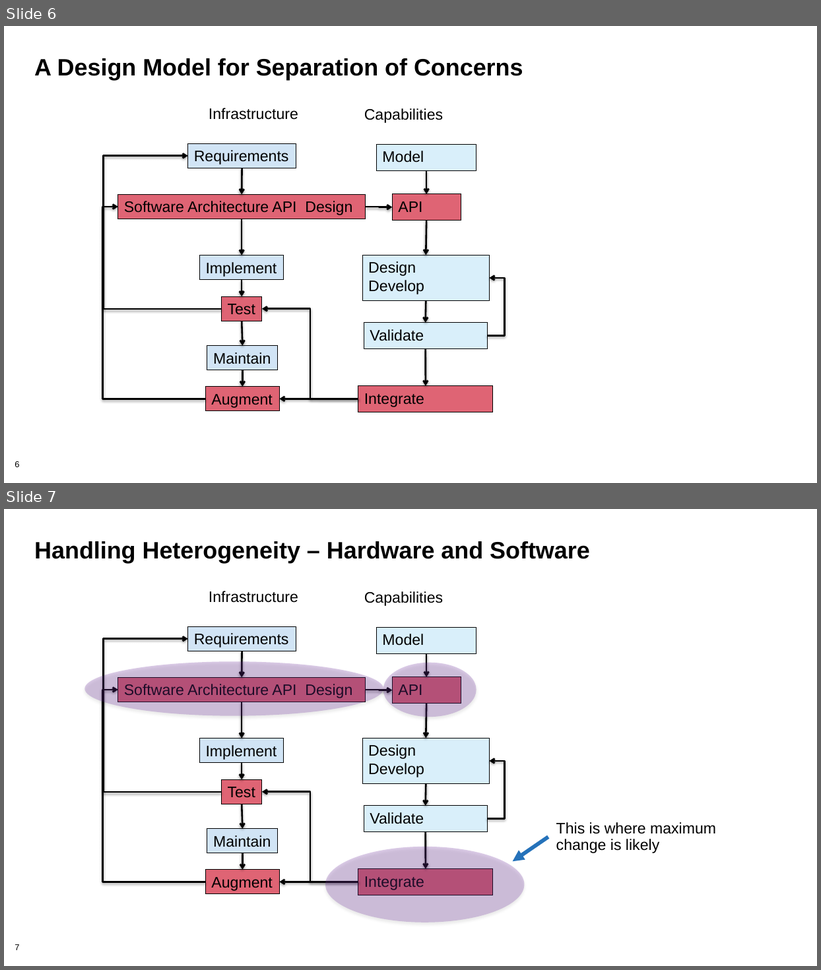
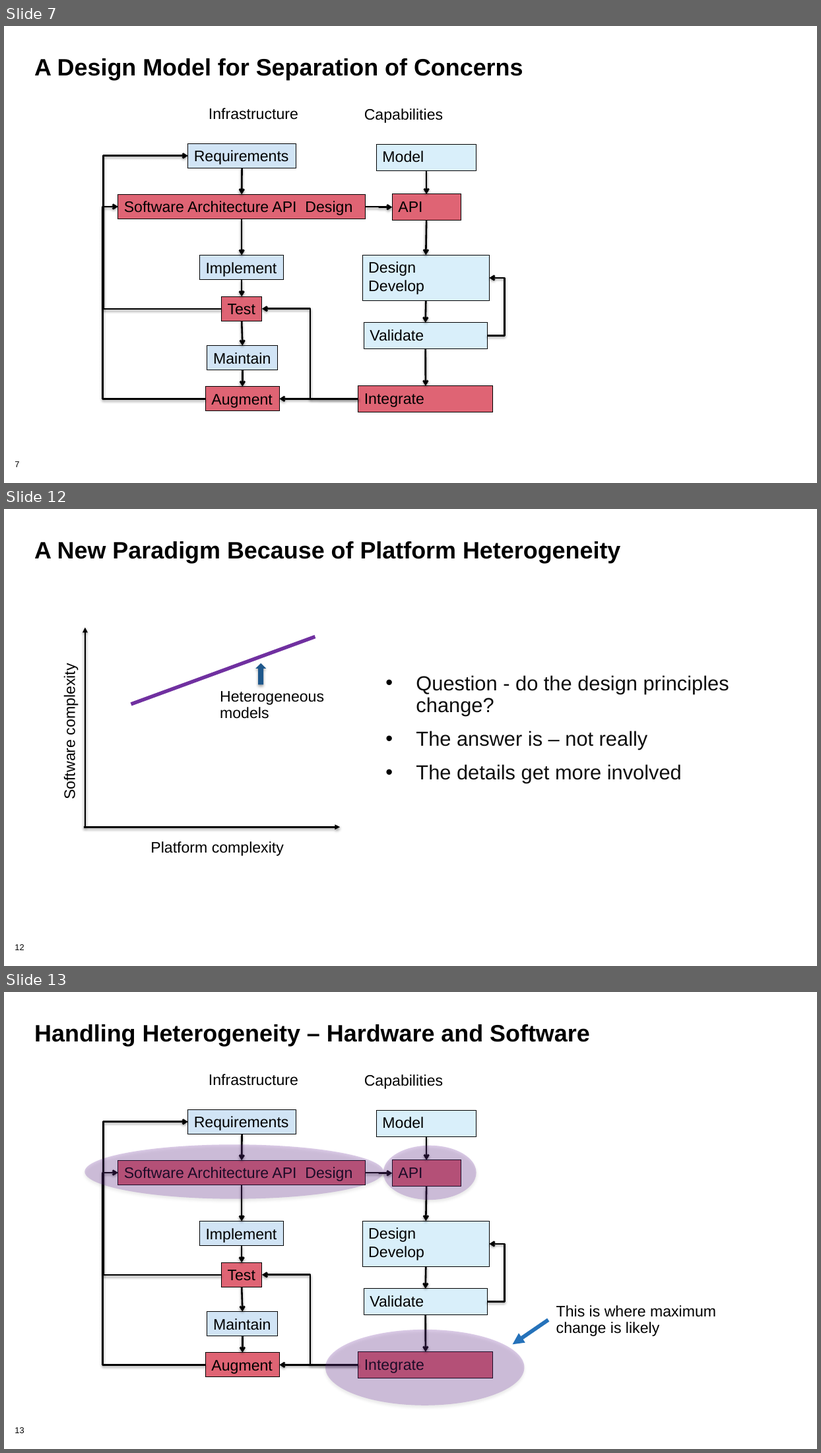
Before and after one commit to bssw-tutorial/presentations, a slide deck: design-a.pptx. Shown one above the other, each under a label of ours: slides 6 and 7 before the commit, slides 7, 12 and 13 after it; the slides between them are not shown. The pictures are 821x970 and 821x1453 pixels, drawn with LibreOffice and Linux fonts; fonts in the diff are those of the drawing; background and template pictures are left out. Boxes give left, top, right and bottom in pixels: in the first picture for what was removed or moved away, otherwise in the second. Text is boxed around its words. In the diff, an @@ line names an element or a change of style, - is before the commit and + after.

Commit message:
update design

```diff
--- a/design-a.pptx
+++ b/design-a.pptx
@@ slide 12 added at (4, 509, 817, 966), background #FFFFFF; not listed: 1 template element that a slide beside it also shows @@
@@ title added at (34, 541, 620, 563), 28 pt, text #000000, bold @@
+A New Paradigm Because of Platform Heterogeneity
@@ group added at (61, 627, 340, 856): 3 texts, 2 arrows, 1 line, 1 up arrow @@
+Platform complexity
+Software complexity
+Heterogeneous
+models
@@ text added at (416, 675, 729, 784), 24 pt, text #0D0D0D @@
+• Question - do the design principles change?
+• The answer is – not really
+• The details get more involved
@@ what was slide 6 is now slide 7 @@
@@ page number at (15, 462, 19, 468): text changed @@
-6
+7
@@ what was slide 7 is now slide 13 @@
@@ page number at (15, 1428, 24, 1434): text changed @@
-7
+13
```
Also in this commit, not shown: 1 slide changed, 7 other slides added, 6 slides removed.
